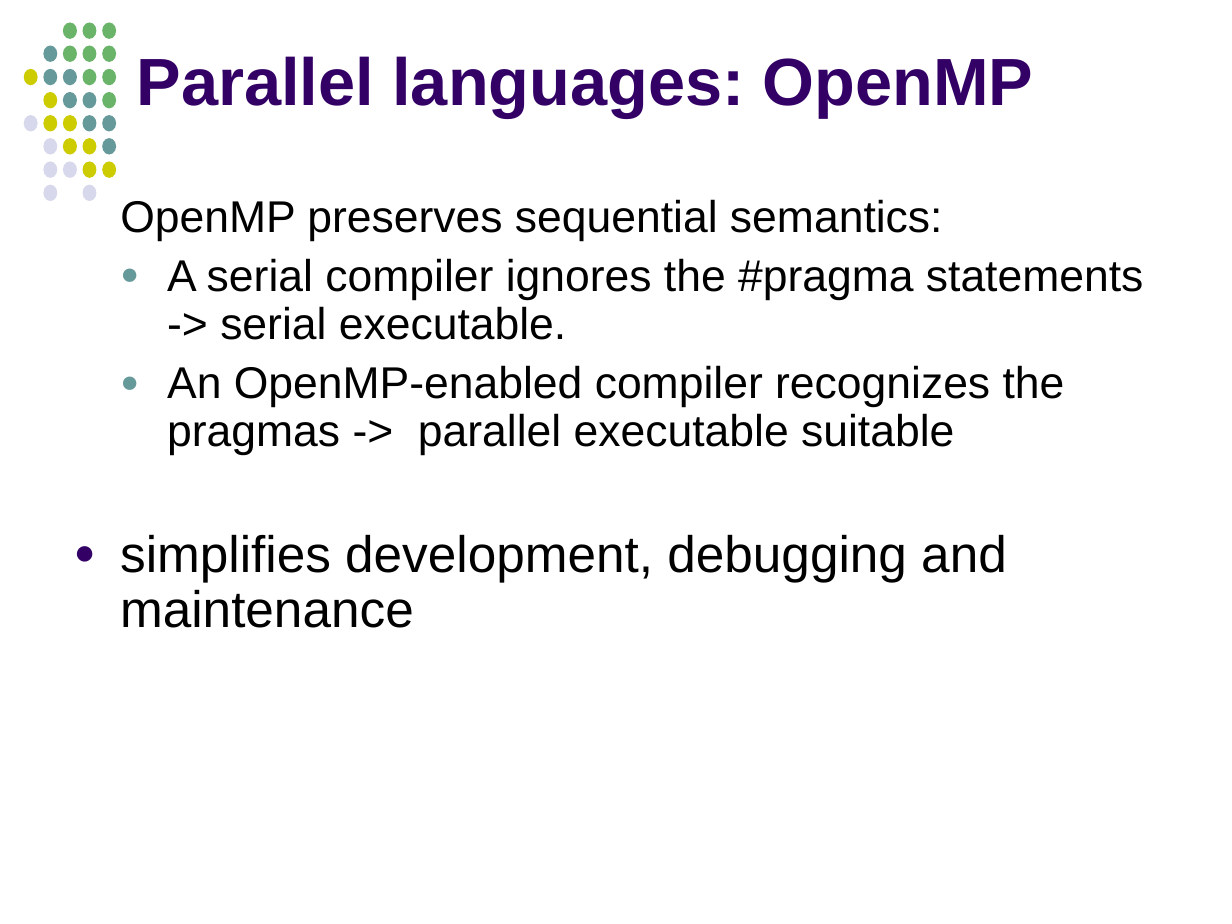
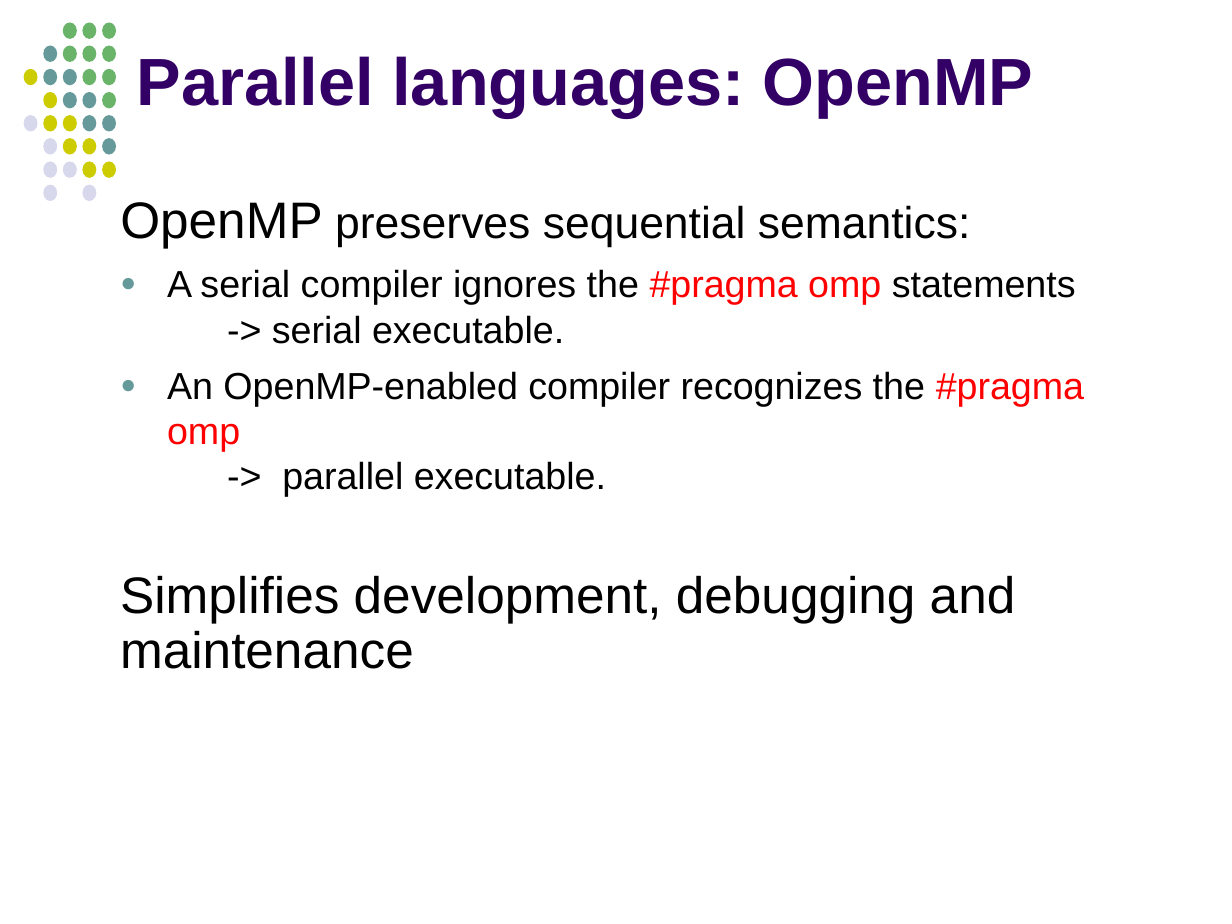
Before and after one commit to jablub/chpc_omp, a slide deck: slide 73 of OpenMP_MKuttel_CHPCWinterSchool2012.odp (slide 72 before the commit). Drawn at 1232x924 pixels with LibreOffice and Linux fonts; fonts in the diff are those of the drawing. Boxes give left, top, right and bottom in pixels: in the first picture for what was removed or moved away, otherwise in the second. Text is boxed around its words. In the diff, an @@ line names an element or a change of style, - is before the commit and + after.

```diff
--- a/OpenMP_MKuttel_CHPCWinterSchool2012.odp
+++ b/OpenMP_MKuttel_CHPCWinterSchool2012.odp
@@ text at (120, 202, 971, 248): size 26 to 30 pt in "OpenMP" @@
@@ text at (120, 269, 1084, 669): text changed; size 26 to 22 pt @@
-  ● A serial compiler ignores the #pragma statements -> serial executable.
-  ● An OpenMP-enabled compiler recognizes the pragmas -> parallel executable suitable
-● simplifies development, debugging and maintenance
+  ● A serial compiler ignores the #pragma omp statements
+    -> serial executable.
+  ● An OpenMP-enabled compiler recognizes the #pragma omp
+    -> parallel executable.
+Simplifies development, debugging and maintenance
```
Also in this commit, not shown: 31 other slides changed, 5 slides added, 3 slides removed, 1 other file.
